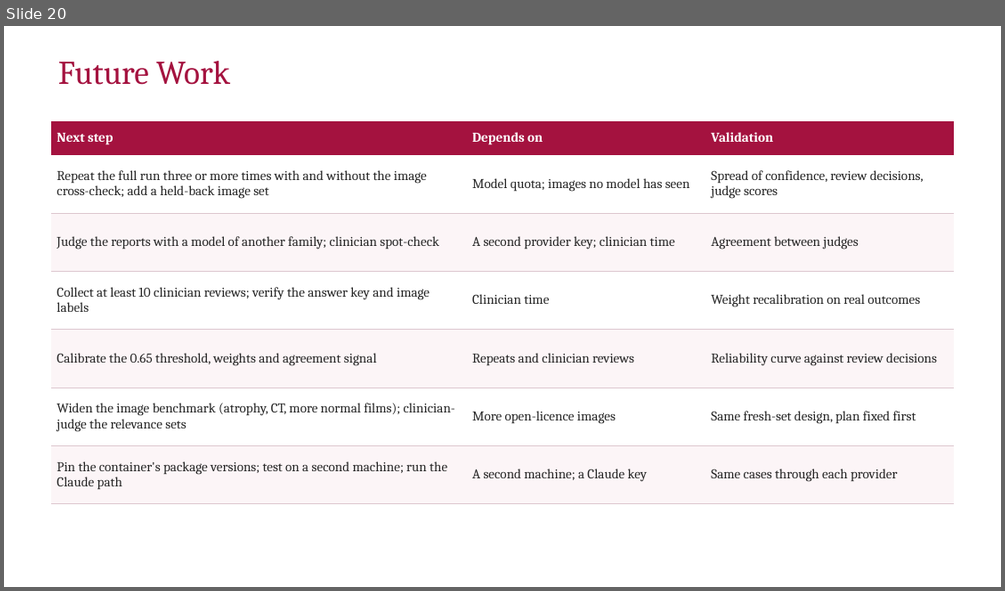
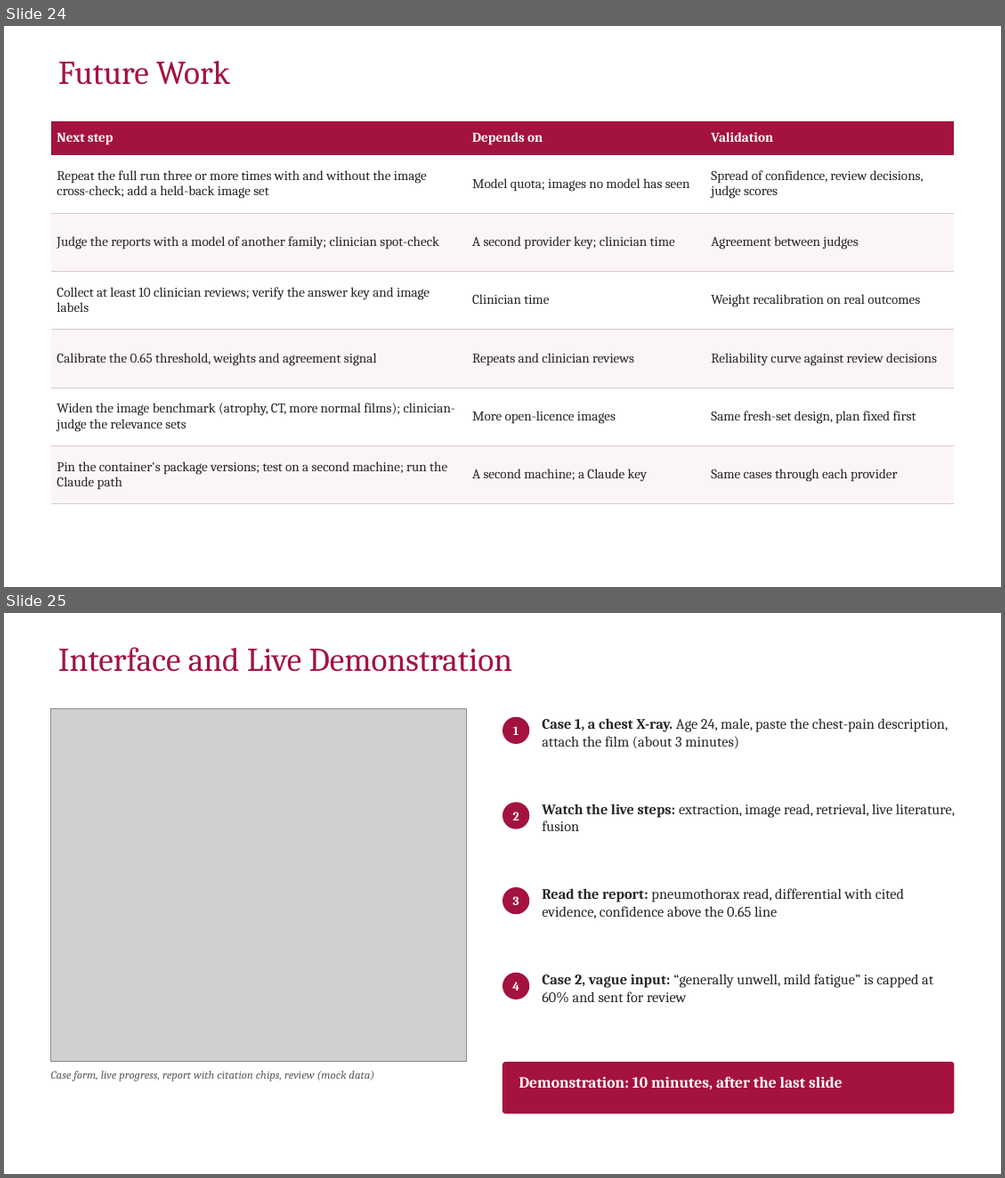
Before and after one commit to hari18305/medorcha, a slide deck: report/MedOrchestrate_Final_Review.pptx. Shown one above the other, each under a label of ours: slide 20 before the commit, slides 24 and 25 after it. The pictures are 1005x591 and 1005x1178 pixels, drawn with LibreOffice and Linux fonts; fonts in the diff are those of the drawing; grey boxes stand for pictures; background and template pictures are left out. Boxes give left, top, right and bottom in pixels: in the first picture for what was removed or moved away, otherwise in the second. Text is boxed around its words. In the diff, an @@ line names an element or a change of style, - is before the commit and + after.

```diff
--- a/report/MedOrchestrate_Final_Review.pptx
+++ b/report/MedOrchestrate_Final_Review.pptx
@@ slide 25 added at (4,613,1001,1174), background #FFFFFF @@
@@ title added at (58,647,513,672), 32 pt, text #A4123F @@
+Interface and Live Demonstration
@@ picture added at (50,709,466,1062) @@
@@ ellipse added at (502,717,530,744), fill #A4123F, 12 pt, text #FFFFFF, bold @@
+1
@@ text added at (542,718,948,748), 14 pt, text #262626 @@
+Case 1, a chest X-ray. Age 24, male, paste the chest-pain description, attach the film (about 3 minutes)
@@ ellipse added at (502,803,530,829), fill #A4123F, 12 pt, text #FFFFFF, bold @@
+2
@@ text added at (542,803,955,831), 14 pt, text #262626 @@
+Watch the live steps: extraction, image read, retrieval, live literature, fusion
@@ ellipse added at (502,887,530,915), fill #A4123F, 12 pt, text #FFFFFF, bold @@
+3
@@ text added at (542,888,904,918), 14 pt, text #262626 @@
+Read the report: pneumothorax read, differential with cited evidence, confidence above the 0.65 line
@@ ellipse added at (502,973,530,999), fill #A4123F, 12 pt, text #FFFFFF, bold @@
+4
@@ text added at (542,973,933,1003), 14 pt, text #262626 @@
+Case 2, vague input: “generally unwell, mild fatigue” is capped at 60% and sent for review
@@ rounded rectangle added at (502,1062,955,1113), fill #A4123F @@
@@ text added at (51,1070,374,1081), 11 pt, text #5F5F5F, italic @@
+Case form, live progress, report with citation chips, review (mock data)
@@ text added at (519,1076,842,1089), 15 pt, text #FFFFFF, bold @@
+Demonstration: 10 minutes, after the last slide
@@ page number added at (4,1147,50,1174), 16 pt, text #FFFFFF, bold @@
+25
@@ what was slide 20 is now slide 24 @@
```
Also in this commit, not shown: 4 other slides added, 1 other file.
